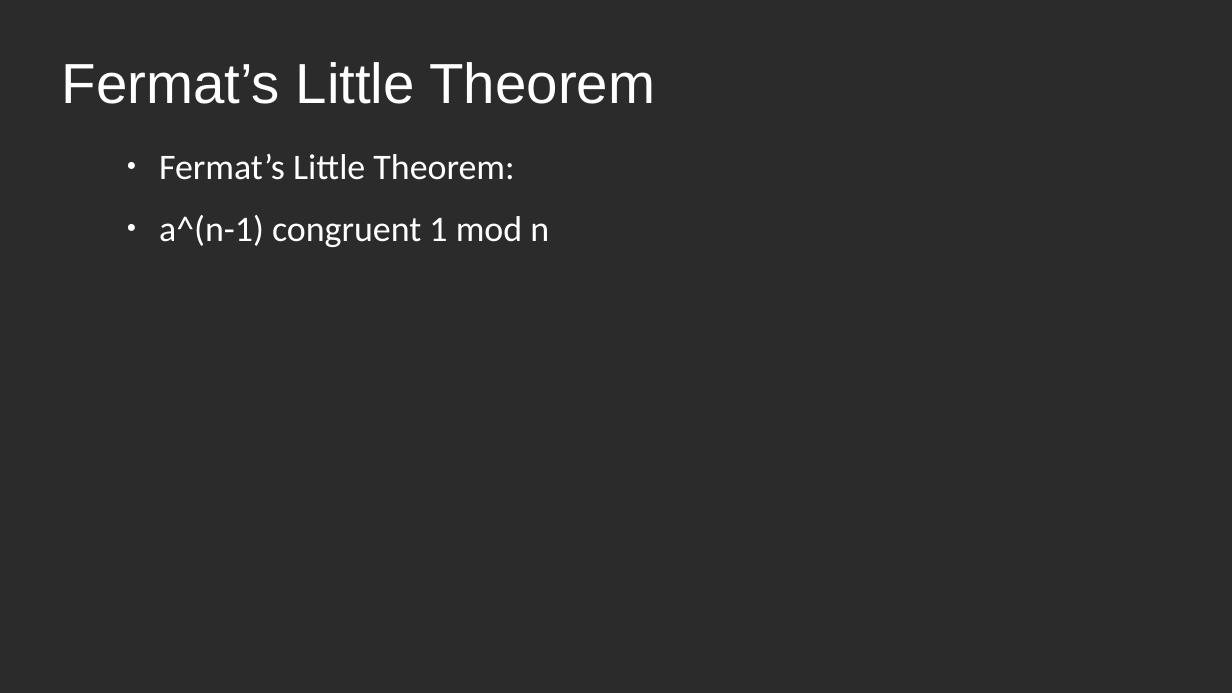
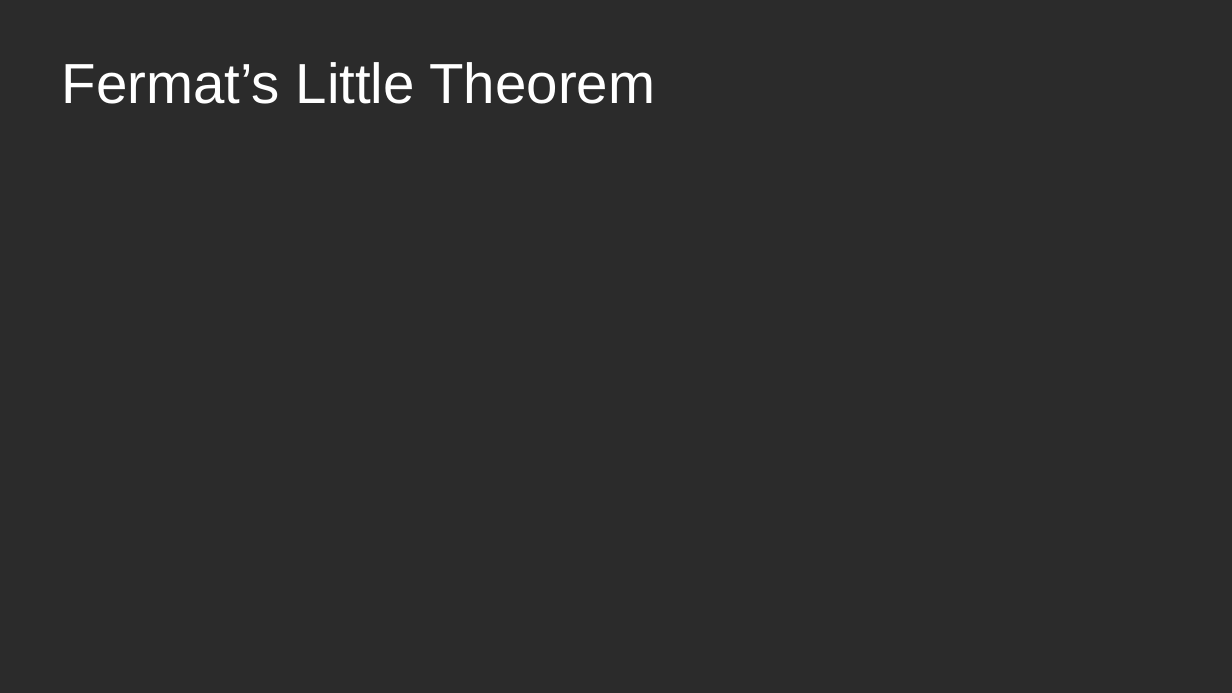
Before and after one commit to rohansaha/CSC-635-Data-Mining-, a slide deck: slide 16 of Classifying natural numbers.pptx (slide 15 before the commit). Drawn at 1232x693 pixels with LibreOffice and Linux fonts; fonts in the diff are those of the drawing; grey boxes stand for pictures; background and template pictures are left out; a plain dark background stands for a picture behind light text. Boxes give left, top, right and bottom in pixels: in the first picture for what was removed or moved away, otherwise in the second. Text is boxed around its words. In the diff, an @@ line names an element or a change of style, - is before the commit and + after.

```diff
--- a/Classifying natural numbers.pptx
+++ b/Classifying natural numbers.pptx
@@ text removed at (159,154,549,247) @@
-● Fermat’s Little Theorem:
-● a^(n-1) congruent 1 mod n
```
Also in this commit, not shown: 3 other slides changed, 4 slides added, 1 slide removed.
